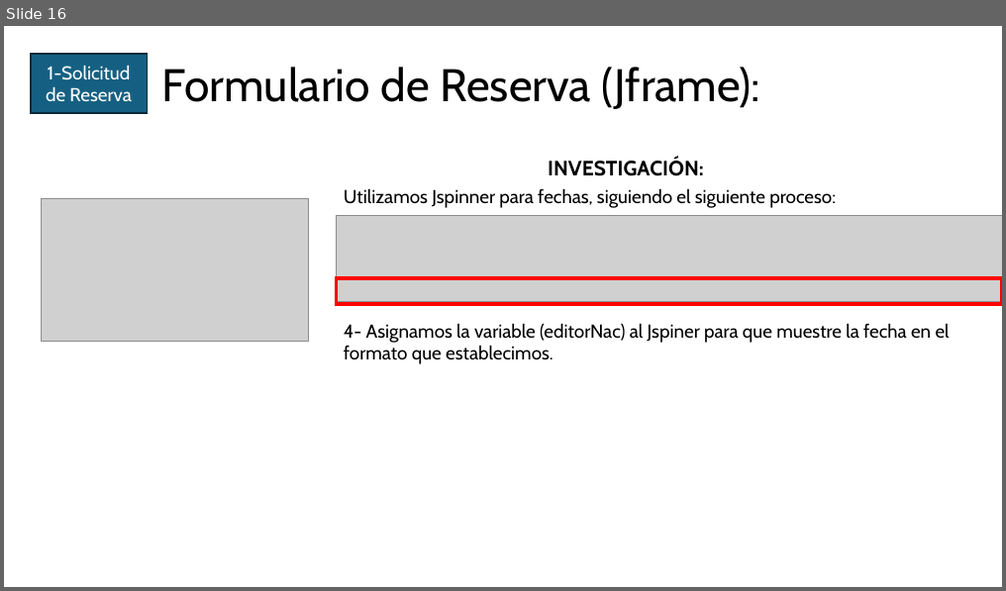
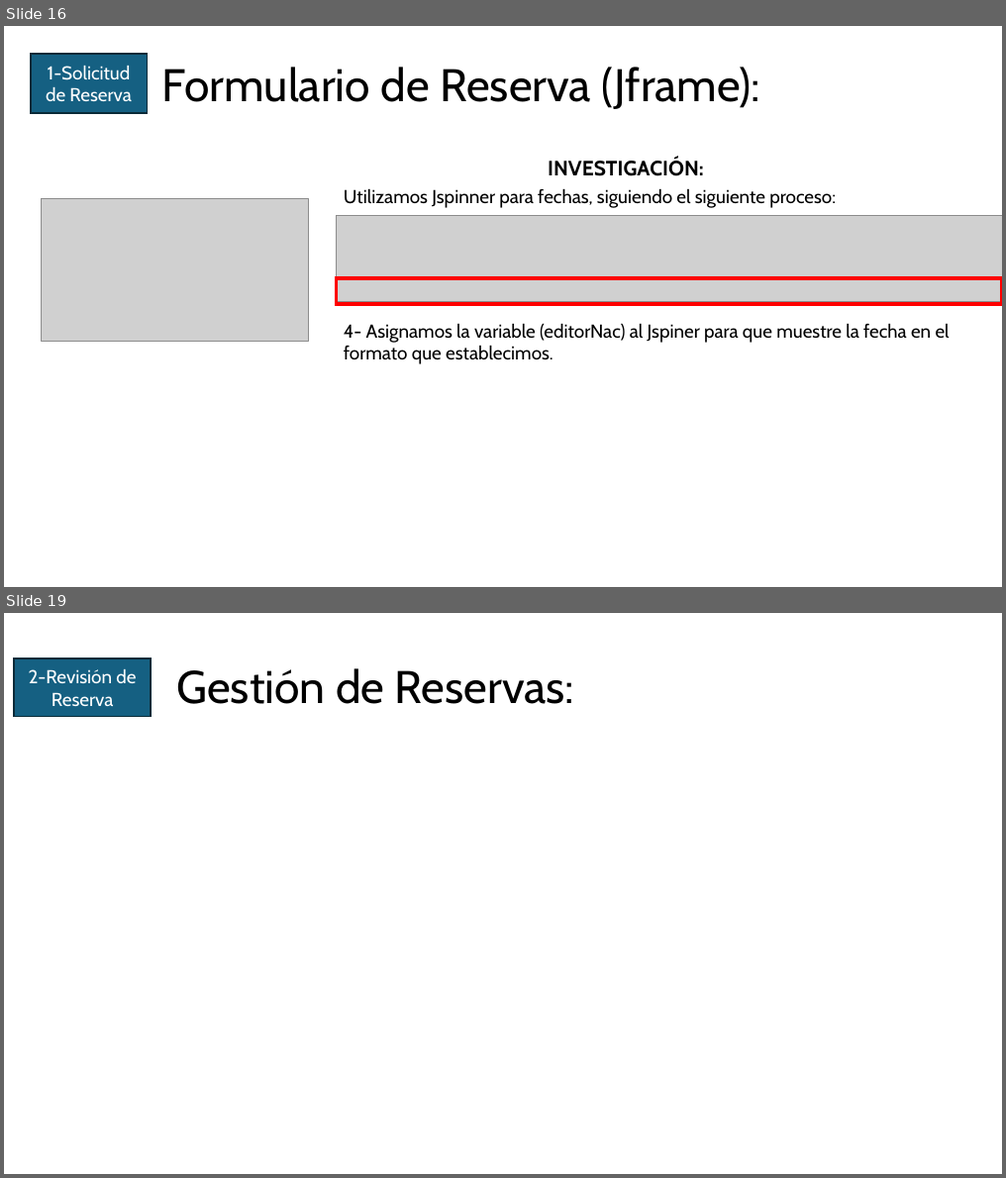
Before and after one commit to oscarloria/EcoAnaApp, a slide deck: ECOANA.pptx. Shown one above the other, each under a label of ours: slide 16 before the commit, slides 16 and 19 after it; the slides between them are not shown. The pictures are 1006x591 and 1006x1178 pixels, drawn with LibreOffice and Linux fonts; fonts in the diff are those of the drawing; grey boxes stand for pictures. Boxes give left, top, right and bottom in pixels: in the first picture for what was removed or moved away, otherwise in the second. Text is boxed around its words. In the diff, an @@ line names an element or a change of style, - is before the commit and + after.

```diff
--- a/ECOANA.pptx
+++ b/ECOANA.pptx
@@ slide 19 added at (4, 613, 1002, 1174), background #FFFFFF @@
@@ rectangle added at (15, 659, 151, 717), fill #156082, outline #092A39 1.5 pt, 18 pt, text #FFFFFF @@
+2-Revisión de Reserva
@@ title added at (177, 668, 574, 704), 44 pt, text #000000 @@
+Gestión de Reservas:
```
Also in this commit, not shown: 2 slides changed, 1 other slide added, 1 slide removed, 7 other files.
